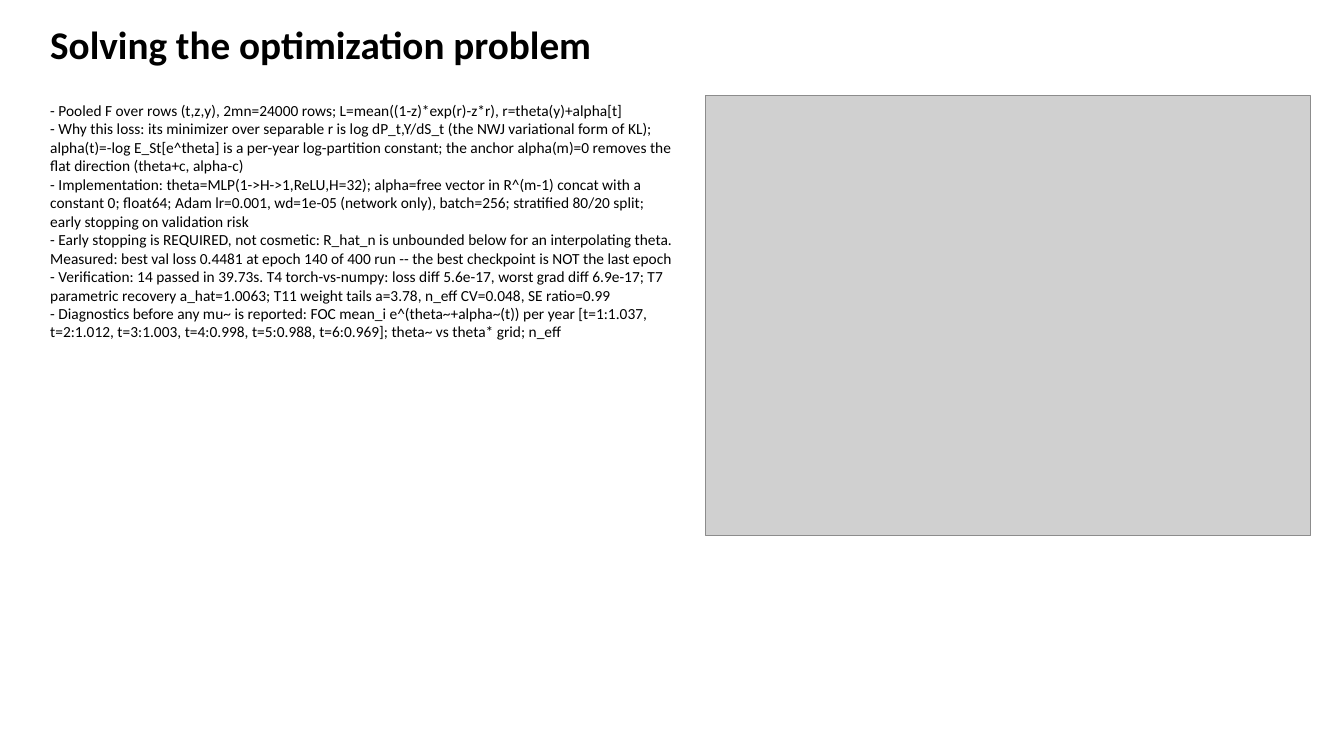
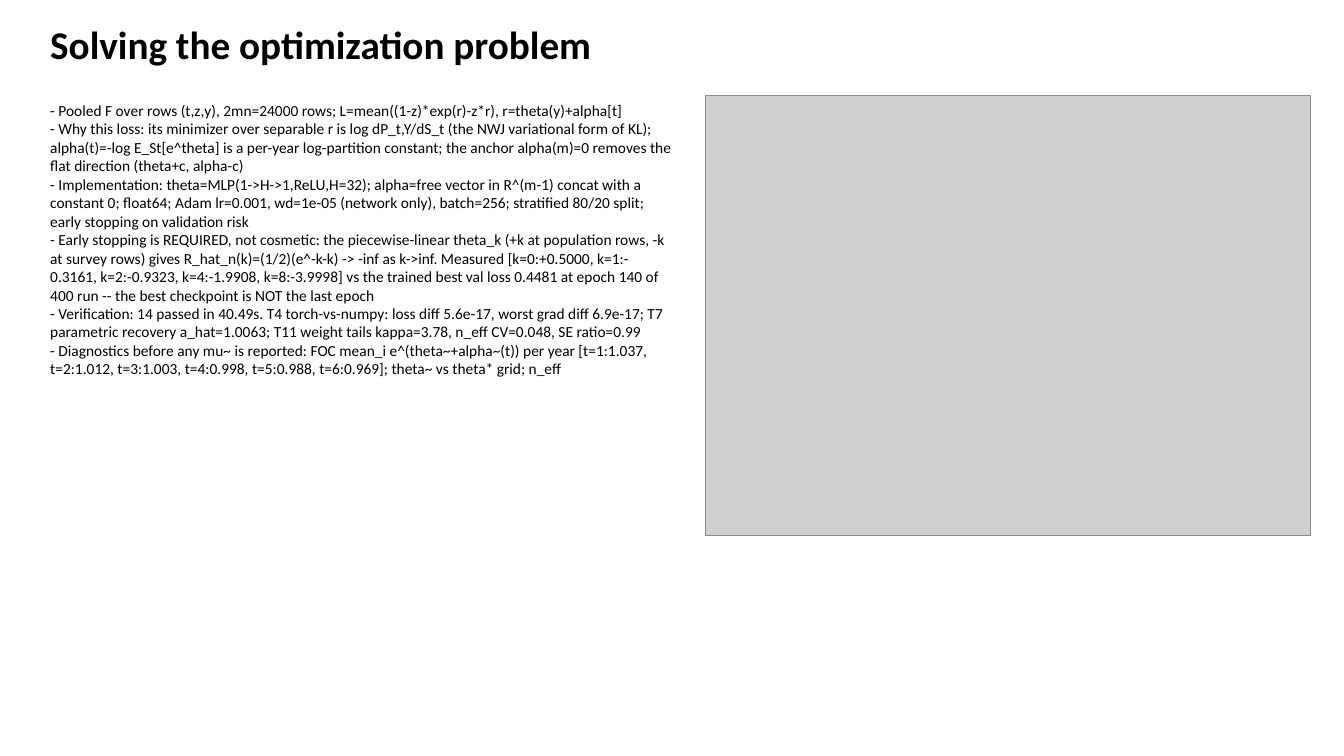
Before and after one commit to vrtja9/PtSt, a slide deck: slide 2 of slides/deck.pptx. Drawn at 1344x756 pixels with LibreOffice and Linux fonts; fonts in the diff are those of the drawing; grey boxes stand for pictures. Boxes give left, top, right and bottom in pixels: in the first picture for what was removed or moved away, otherwise in the second. Text is boxed around its words. In the diff, an @@ line names an element or a change of style, - is before the commit and + after.

```diff
--- a/slides/deck.pptx
+++ b/slides/deck.pptx
@@ text at [50,234,665,340]: text changed @@
-- Early stopping is REQUIRED, not cosmetic: R_hat_n is unbounded below for an interpolating theta. Measured: best val loss 0.4481 at epoch 140 of 400 run -- the best checkpoint is NOT the last epoch
-- Verification: 14 passed in 39.73s. T4 torch-vs-numpy: loss diff 5.6e-17, worst grad diff 6.9e-17; T7 parametric recovery a_hat=1.0063; T11 weight tails a=3.78, n_eff CV=0.048, SE ratio=0.99
+- Early stopping is REQUIRED, not cosmetic: the piecewise-linear theta_k (+k at population rows, -k at survey rows) gives R_hat_n(k)=(1/2)(e^-k-k) -> -inf as k->inf. Measured [k=0:+0.5000, k=1:-0.3161, k=2:-0.9323, k=4:-1.9908, k=8:-3.9998] vs the trained best val loss 0.4481 at epoch 140 of 400 run -- the best checkpoint is NOT the last epoch
+- Verification: 14 passed in 40.49s. T4 torch-vs-numpy: loss diff 5.6e-17, worst grad diff 6.9e-17; T7 parametric recovery a_hat=1.0063; T11 weight tails kappa=3.78, n_eff CV=0.048, SE ratio=0.99
```
Also in this commit, not shown: 2 other slides changed, 15 other files.
